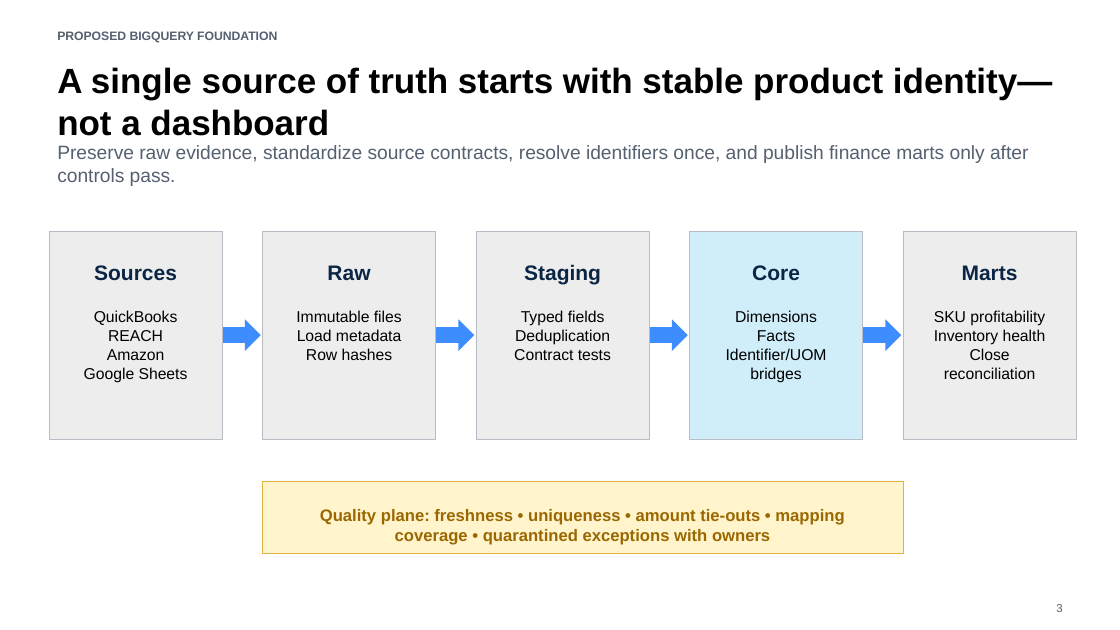
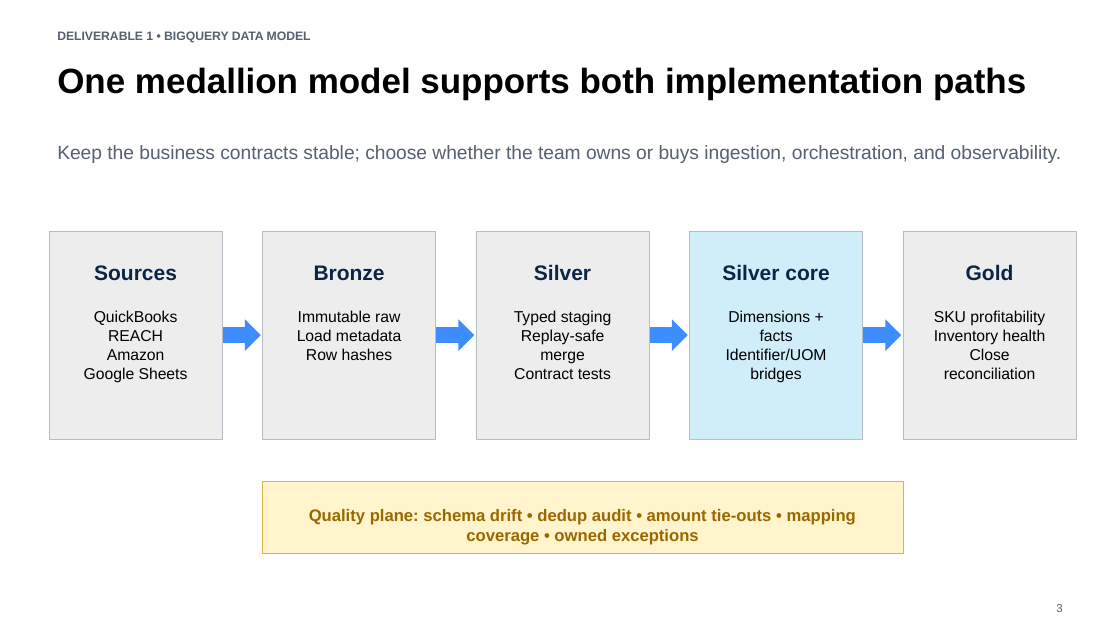
Before and after one commit to rubenatello/luminize-assessment, a slide deck: slide 3 of deliverables/Amazon_Q2_2026_Leadership_Presentation.pptx. Drawn at 1120x630 pixels with LibreOffice and Linux fonts; fonts in the diff are those of the drawing. Boxes give left, top, right and bottom in pixels: in the first picture for what was removed or moved away, otherwise in the second. Text is boxed around its words. In the diff, an @@ line names an element or a change of style, - is before the commit and + after.

Commit message:
Complete deliverables with identity and schema drift controls

```diff
--- a/deliverables/Amazon_Q2_2026_Leadership_Presentation.pptx
+++ b/deliverables/Amazon_Q2_2026_Leadership_Presentation.pptx
@@ text at <box>57,31,311,43</box>: text changed @@
-PROPOSED BIGQUERY FOUNDATION
+DELIVERABLE 1 • BIGQUERY DATA MODEL
@@ text at <box>57,67,1026,100</box>: text changed @@
-A single source of truth starts with stable product identity—not a dashboard
+One medallion model supports both implementation paths
@@ text at <box>57,145,1061,163</box>: text changed @@
-Preserve raw evidence, standardize source contracts, resolve identifiers once, and publish finance marts only after controls pass.
+Keep the business contracts stable; choose whether the team owns or buys ingestion, orchestration, and observability.
@@ text at <box>314,265,385,280</box>: text changed @@
-Raw
+Bronze
@@ text at <box>534,264,591,281</box>: text changed @@
-Staging
+Silver
@@ text at <box>722,264,829,280</box>: text changed @@
-Core
+Silver core
@@ text at <box>966,264,1014,281</box>: text changed @@
-Marts
+Gold
@@ text at <box>298,310,400,322</box>: text changed @@
-Immutable files
+Immutable raw
@@ text at <box>514,310,612,364</box>: text changed @@
-Typed fields
-Deduplication
+Typed staging
+Replay-safe merge
@@ text at <box>728,310,810,341</box>: text changed @@
-Dimensions
-Facts
+Dimensions + facts
@@ text at <box>309,509,856,545</box>: text changed @@
-Quality plane: freshness • uniqueness • amount tie-outs • mapping coverage • quarantined exceptions with owners
+Quality plane: schema drift • dedup audit • amount tie-outs • mapping coverage • owned exceptions
```
Also in this commit, not shown: 3 other slides changed, 20 other files.
